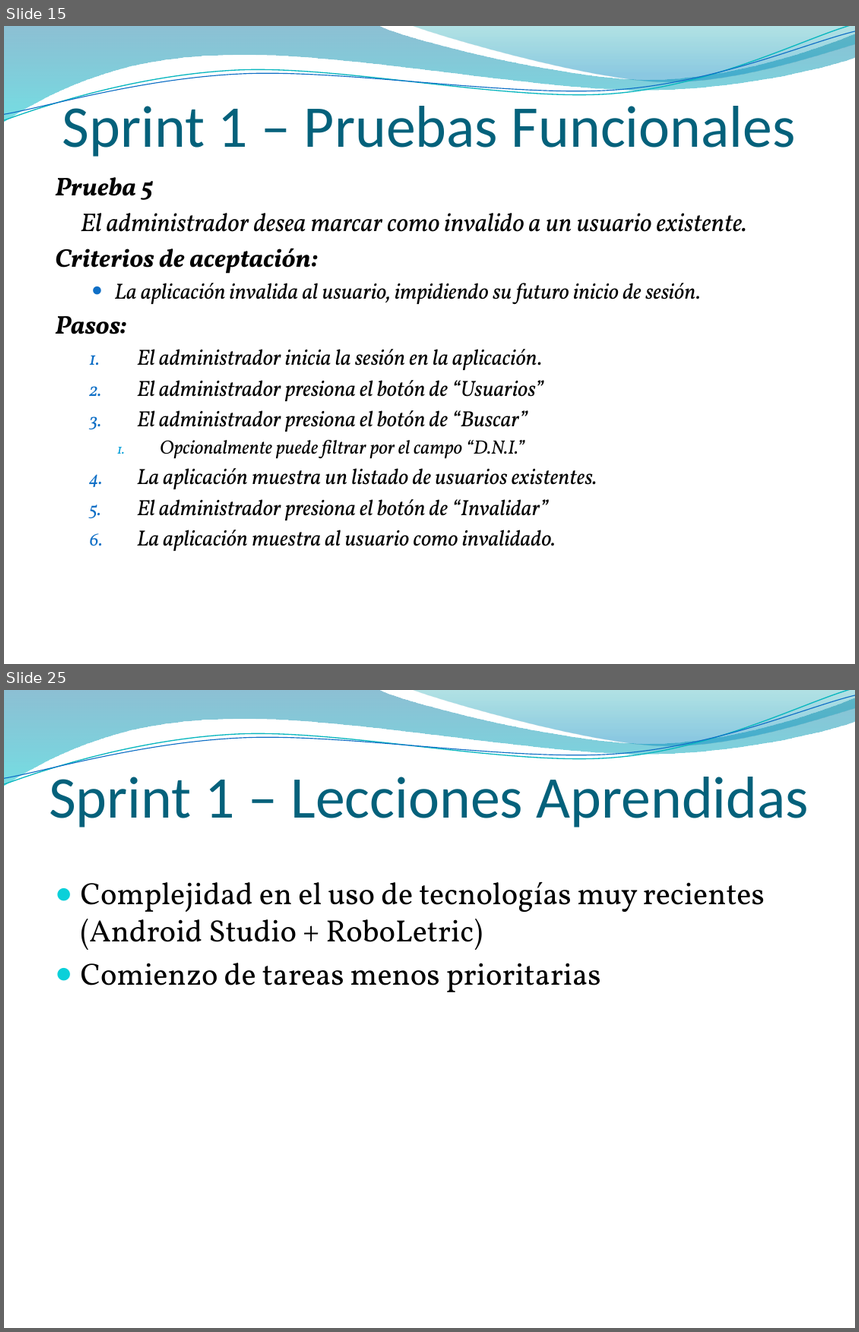
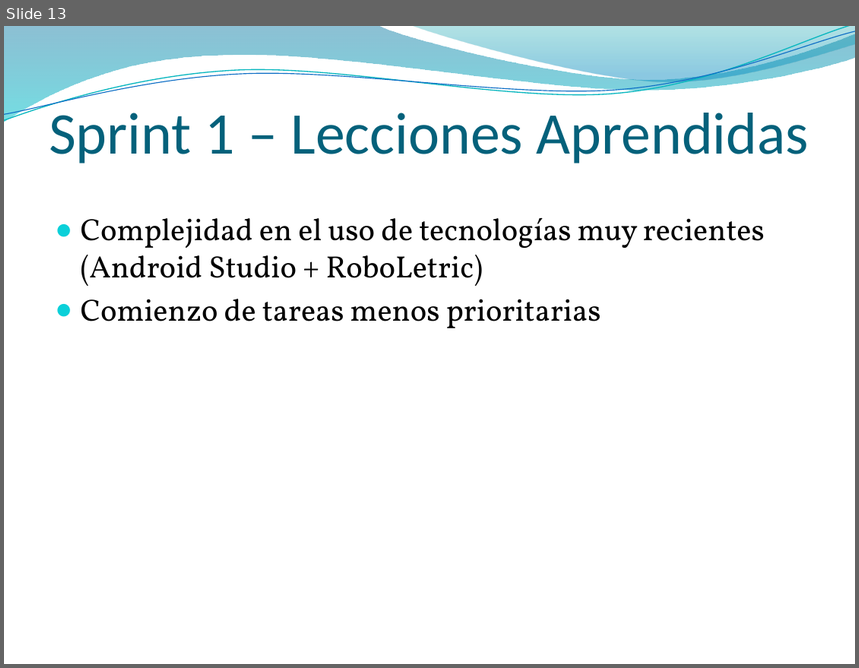
Before and after one commit to dschenkelman/a-malazan-wolvering, a slide deck: docs/Reuniones/Sprint 1 - Formal/Presentacion.pptx. Shown one above the other, each under a label of ours: slides 15 and 25 before the commit, slide 13 after it; the slides between them are not shown. The pictures are 859x1332 and 859x668 pixels, drawn with LibreOffice and Linux fonts; fonts in the diff are those of the drawing; background and template pictures are left out. Boxes give left, top, right and bottom in pixels: in the first picture for what was removed or moved away, otherwise in the second. Text is boxed around its words. In the diff, an @@ line names an element or a change of style, - is before the commit and + after.

```diff
--- a/docs/Reuniones/Sprint 1 - Formal/Presentacion.pptx
+++ b/docs/Reuniones/Sprint 1 - Formal/Presentacion.pptx
@@ slide 15 removed at box(4, 26, 855, 664), background picture (left out); not listed: 4 template elements that a slide beside it also shows @@
@@ title removed at box(63, 97, 796, 157) @@
-Sprint 1 – Pruebas Funcionales
@@ text removed at box(55, 177, 747, 551) @@
-Prueba 5
-El administrador desea marcar como invalido a un usuario existente.
-Criterios de aceptación:
-  ● La aplicación invalida al usuario, impidiendo su futuro inicio de sesión.
-Pasos:
-  1. El administrador inicia la sesión en la aplicación.
-  2. El administrador presiona el botón de “Usuarios”
-  3. El administrador presiona el botón de “Buscar”
-    1. Opcionalmente puede filtrar por el campo “D.N.I.”
-  4. La aplicación muestra un listado de usuarios existentes.
-  5. El administrador presiona el botón de “Invalidar”
-  6. La aplicación muestra al usuario como invalidado.
@@ what was slide 25 is now slide 13 @@
```
Also in this commit, not shown: 1 slide changed, 1 slide added, 12 other slides removed.
